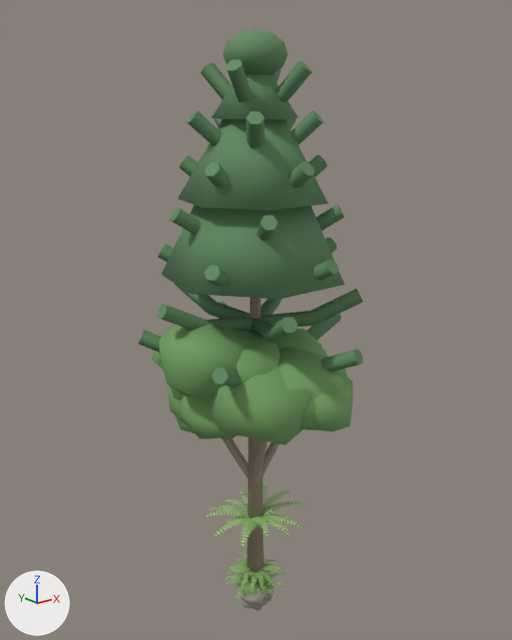
The glTF model public/dino/props.glb: old version first, new version second.
Both versions are drawn from a camera (50 mm lens) standing at (-23.0, -28.8, 29.0) and looking at (0.2, 0.1, 17.4). Lighting does not change. The marker at lower left points along +X, +Y and +Z. The picture after the commit comes second. Vertices at exactly the same position are counted once.

The older version as bpy lines, for what is in view:
```python
me_cone_005 = bpy.data.meshes.new('Cone.005')
me_cone_005.from_pydata(...)  # 536 vertices, 1012 faces; spans x -5.6..4.2, y -5.9..6.1, z 0.0..18.0
# faces by material slot: [132, 880]
me_cone_005.materials.append(mat_bark)
me_cone_005.materials.append(mat_leaves)
me_cone_006 = bpy.data.meshes.new('Cone.006')
me_cone_006.from_pydata(...)  # 48 vertices, 80 faces; spans x -4.0..5.4, y -5.1..5.3, z 0.0..17.1
# faces by material slot: [20, 60]
me_cone_006.materials.append(mat_bark)
me_cone_006.materials.append(mat_leaves)
me_cone_007 = bpy.data.meshes.new('Cone.007')
me_cone_007.from_pydata(...)  # 2176 vertices, 1108 faces; spans x -3.01..2.95, y -2.99..3.0, z 0.0..6.1
# faces by material slot: [28, 1080]
me_cone_007.materials.append(mat_bark)
me_cone_007.materials.append(mat_fern_leaf)
ob_keep_broadleaf = bpy.data.objects.new('KEEP Broadleaf', me_cone_005)
ob_keep_broadleaf.location = (0.0, 0.0, 0.0)
ob_keep_broadleaffar = bpy.data.objects.new('KEEP BroadleafFar', me_cone_006)
ob_keep_broadleaffar.location = (0.0, 0.0, 0.0)
ob_keep_treefern = bpy.data.objects.new('KEEP TreeFern', me_cone_007)
ob_keep_treefern.location = (0.0, 0.0, 0.0)
# also in view: 'KEEP Conifer' at (0.3, 0.0, 16.1); 'KEEP ConiferFar' at (0.0, 0.2, 15.5)
```
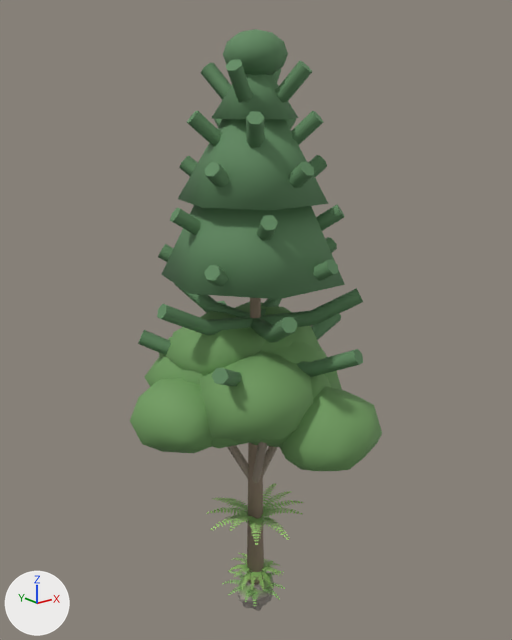
What differs and where, as boxes [x1, y1, x2, y2] in the pictures (512 x 640 px; the box of a moved part takes in the faces that stretch with it):
```json
{"object": "KEEP Broadleaf", "change": "reshaped", "before": [151, 323, 353, 483], "after": [130, 302, 382, 483], "on screen": "25% wider, 13% taller"}
{"object": "KEEP TreeFern", "change": "reshaped", "before": [206, 485, 304, 546], "after": [207, 483, 303, 545]}
{"part": 1, "of": "me_cone_005", "change": "moved or reshaped", "before": [151, 323, 353, 439], "after": [130, 302, 382, 471]}
```

Scene script edits in JSON lines:
```json
{"block": "me_cone_005", "where": "# used by ob_keep_broadleaf; location = (0.0, 0.0, 0.0)"}
{"op": "remove", "block": "me_cone_005", "code": "me_cone_005.from_pydata(...)  # 536 vertices, 1012 faces; spans x -5.6..4.2, y -5.9..6.1, z 0.0..18.0"}
{"op": "add", "block": "me_cone_005", "code": "me_cone_005.from_pydata(...)  # 536 vertices, 1012 faces; spans x -6.6..4.7, y -6.9..5.6, z 0.0..17.8"}
{"block": "me_cone_005", "change": "me_cone_005 part 1: 462 of 536 vertices moved; they spanned x -5.6..4.0, y -5.9..6.1, z 10.0..18.0 and now span x -6.6..4.7, y -6.9..5.6, z 9.9..17.8; mean shift (0.3, -0.2, -0.3); largest move (-2.0, 1.7, 14.0) -> (0.4, -4.1, 12.4)"}
{"block": "me_cone_007", "where": "# used by ob_keep_treefern; location = (0.0, 0.0, 0.0)"}
{"op": "remove", "block": "me_cone_007", "code": "me_cone_007.from_pydata(...)  # 2176 vertices, 1108 faces; spans x -3.01..2.95, y -2.99..3.0, z 0.0..6.1"}
{"op": "add", "block": "me_cone_007", "code": "me_cone_007.from_pydata(...)  # 2176 vertices, 1108 faces; spans x -2.98..2.95, y -3.01..2.99, z 0.0..6.06"}
{"block": "me_cone_007", "change": "me_cone_007 part 2: 2041 of 2176 vertices moved; they spanned x -3.01..2.95, y -2.99..3.0, z 4.92..6.1 and now span x -2.98..2.95, y -3.01..2.99, z 5.14..6.06; mean shift (0.03, 0.03, 0.12); largest move (-2.4, -1.81, 5.23) -> (-2.7, -1.09, 5.97)"}
{"block": "me_cone_007", "change": "other edits to the shape of me_cone_007 do not show in these pictures"}
```
